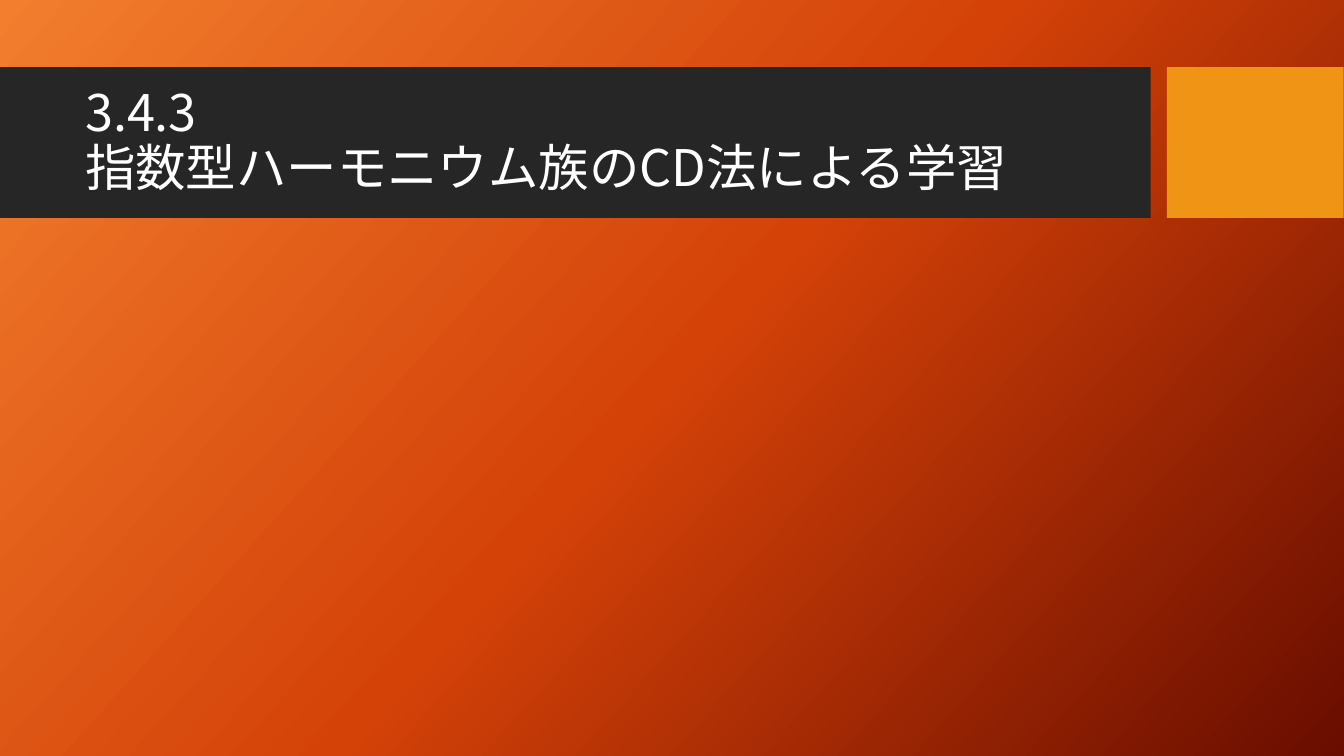
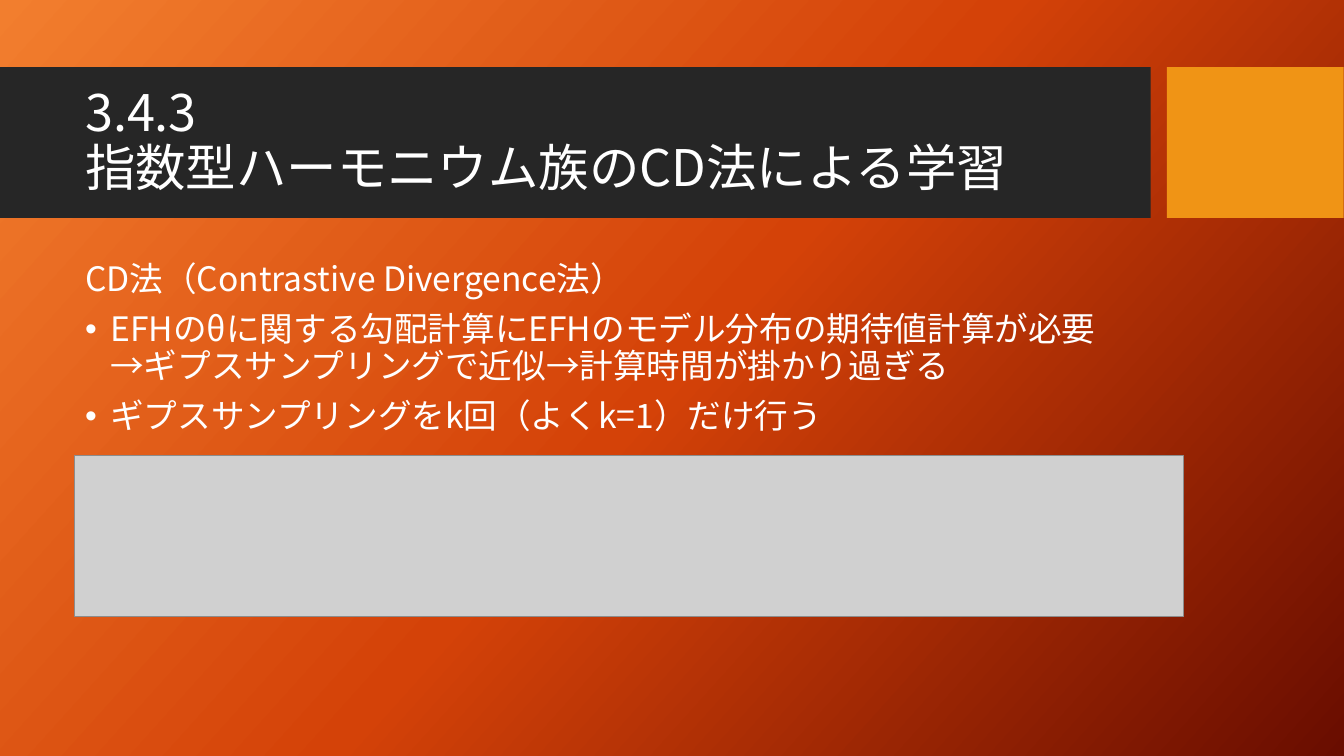
Before and after one commit to seigenji/deep_learning, a slide deck: slide 7 of deep_learning3.4.pptx. Drawn at 1344x756 pixels with LibreOffice and Linux fonts; fonts in the diff are those of the drawing; grey boxes stand for pictures; background and template pictures are left out. Boxes give left, top, right and bottom in pixels: in the first picture for what was removed or moved away, otherwise in the second. Text is boxed around its words. In the diff, an @@ line names an element or a change of style, - is before the commit and + after.

Commit message:
CD法まで

```diff
--- a/deep_learning3.4.pptx
+++ b/deep_learning3.4.pptx
@@ text added at [85,262,1095,431], 24 pt, text #FFFFFF @@
+CD法（Contrastive Divergence法）
+• EFHのθに関する勾配計算にEFHのモデル分布の期待値計算が必要→ギプスサンプリングで近似→計算時間が掛かり過ぎる
+• ギプスサンプリングをk回（よくk=1）だけ行う
@@ picture added at [75,456,1184,616] @@
```
Also in this commit, not shown: 1 other slide changed.
